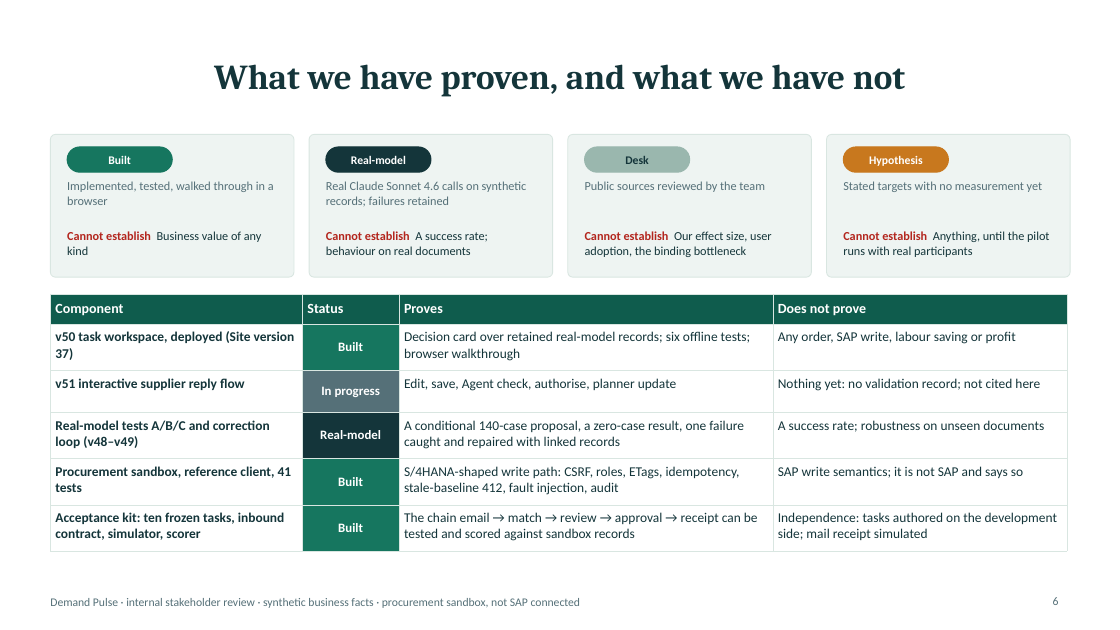
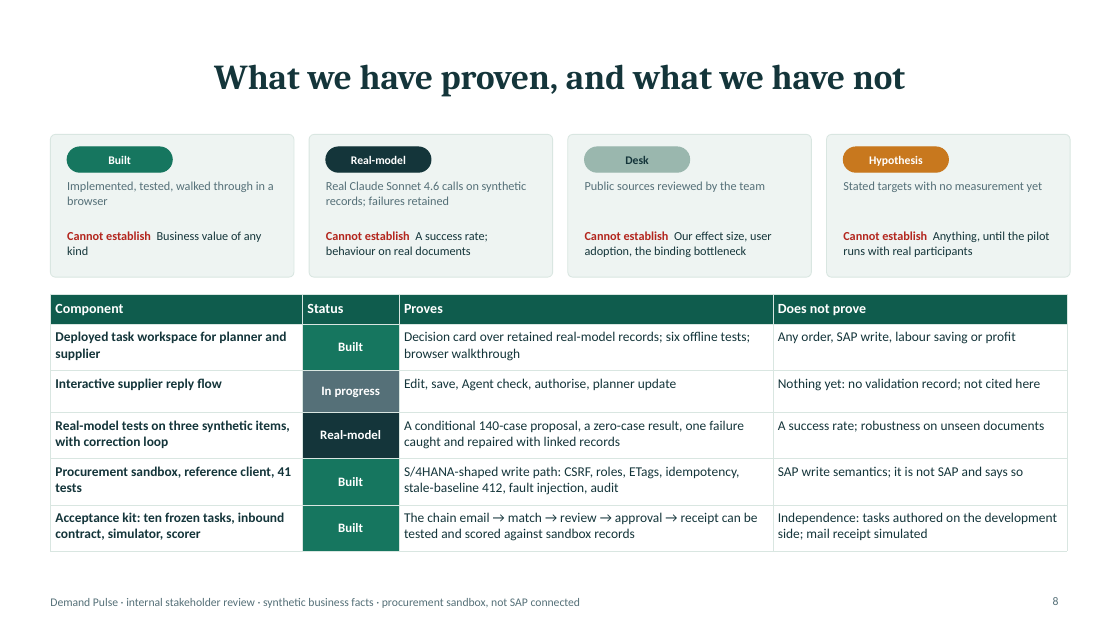
Before and after one commit to logisticPM/sap, a slide deck: slide 8 of presentations/SAP_Demand_Pulse_Business_Case_Deck.pptx (slide 6 before the commit). Drawn at 1120x630 pixels with LibreOffice and Linux fonts; fonts in the diff are those of the drawing. Boxes give left, top, right and bottom in pixels: in the first picture for what was removed or moved away, otherwise in the second. Text is boxed around its words. In the diff, an @@ line names an element or a change of style, - is before the commit and + after.

```diff
--- a/presentations/SAP_Demand_Pulse_Business_Case_Deck.pptx
+++ b/presentations/SAP_Demand_Pulse_Business_Case_Deck.pptx
@@ table at bbox=[50, 294, 1067, 545] @@
-row 2, column 1: v50 task workspace, deployed (Site version 37)
+row 2, column 1: Deployed task workspace for planner and supplier
-row 3, column 1: v51 interactive supplier reply flow
+row 3, column 1: Interactive supplier reply flow
-row 4, column 1: Real-model tests A/B/C and correction loop (v48–v49)
+row 4, column 1: Real-model tests on three synthetic items, with correction loop
```
Also in this commit, not shown: 5 other slides changed, 5 slides added, 9 slides removed, 9 other files.
